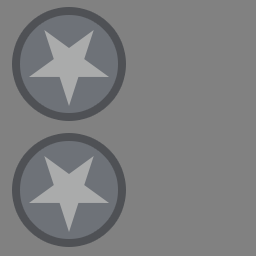
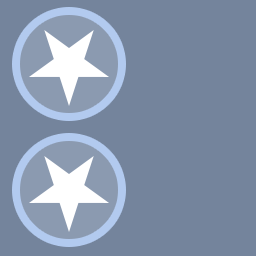
Two versions of the same layered image (256 x 256). Layer-by-layer changes:
painted on "Polygon 1 copy 3" over <box>29,30,109,106</box>
painted on "Polygon 1 copy 2" (1st of 2) over <box>29,156,109,232</box>
painted on "Polygon 1 copy 2" (2nd of 2) over <box>16,137,122,243</box>
painted on "Polygon 1 copy" over <box>16,11,122,117</box>
